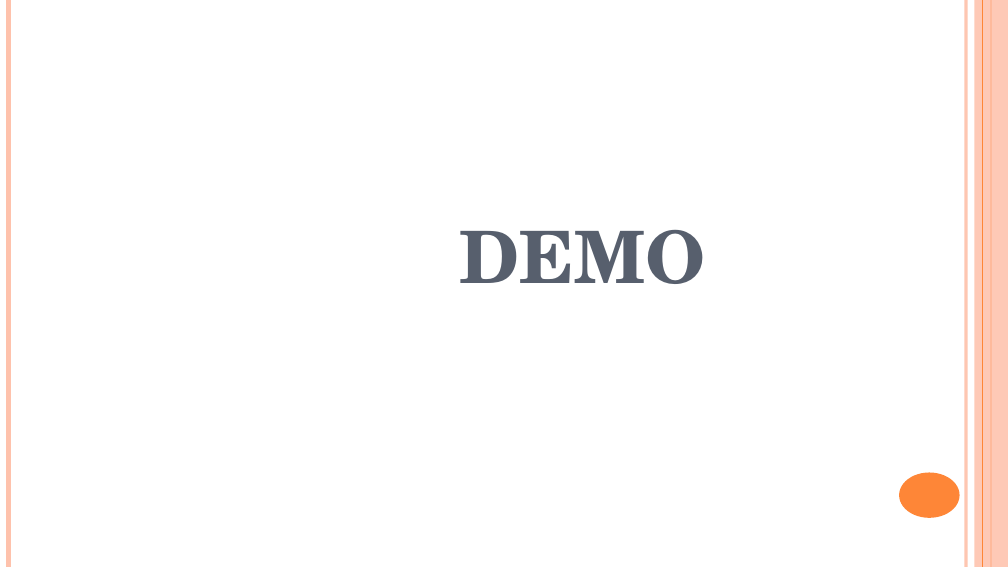
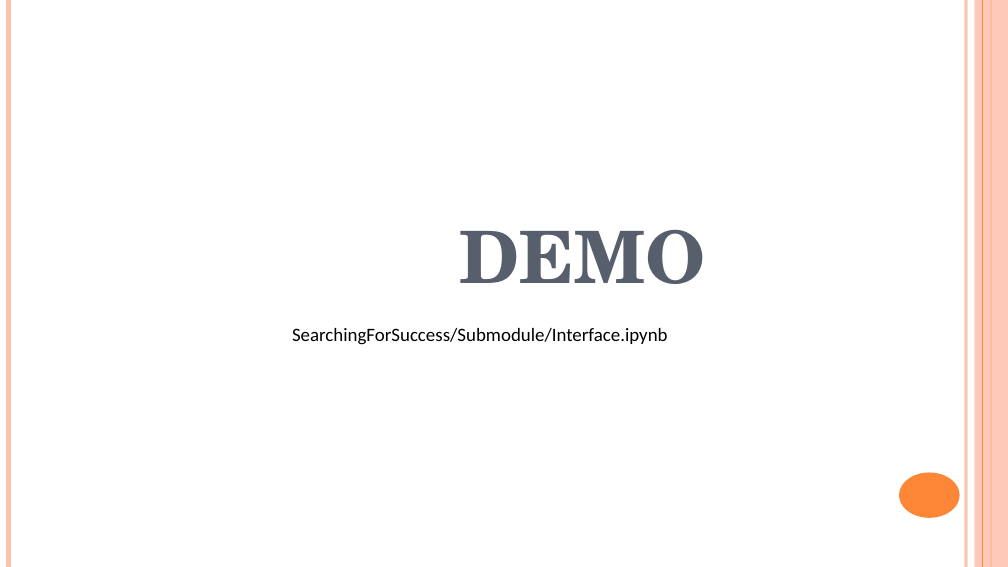
Before and after one commit to khyatiparekh/Searching-for-Success, a slide deck: slide 11 of Doc/FinalPresentation.pptx. Drawn at 1008x567 pixels with LibreOffice and Linux fonts; fonts in the diff are those of the drawing. Boxes give left, top, right and bottom in pixels: in the first picture for what was removed or moved away, otherwise in the second. Text is boxed around its words. In the diff, an @@ line names an element or a change of style, - is before the commit and + after.

```diff
--- a/Doc/FinalPresentation.pptx
+++ b/Doc/FinalPresentation.pptx
@@ text added at (x1=292, y1=328, x2=668, y2=345), 18 pt, text #000000 @@
+SearchingForSuccess/Submodule/Interface.ipynb
```
Also in this commit, not shown: 2 other slides changed.
